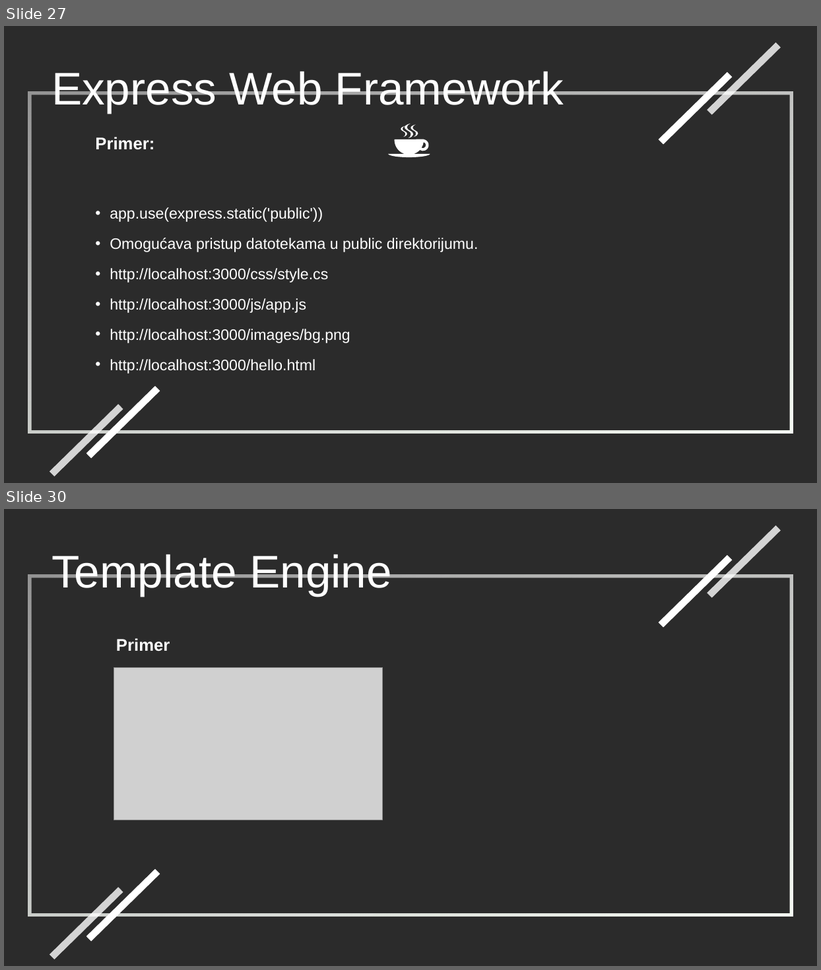
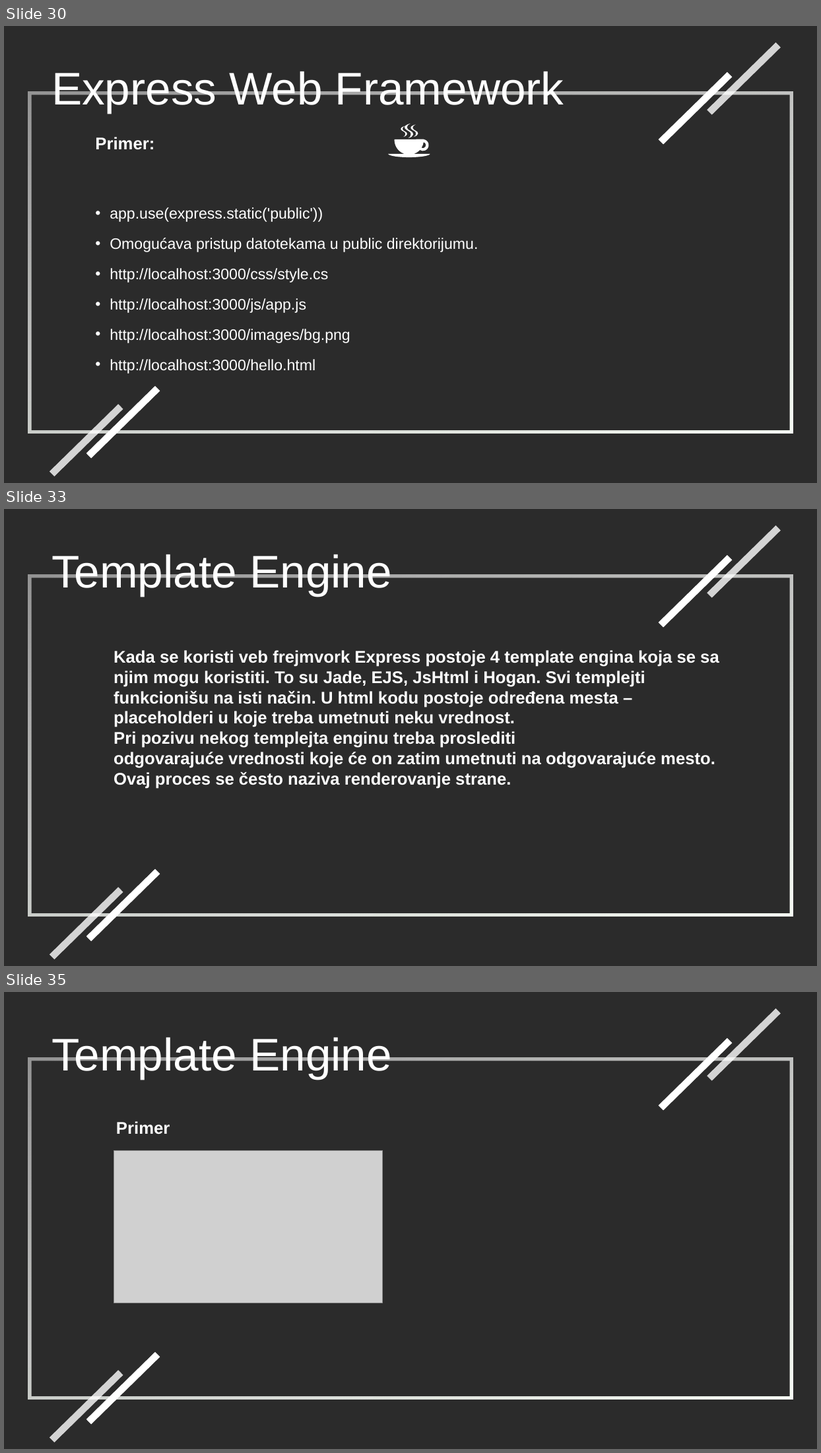
Before and after one commit to stefoverflow/NaperdnoSoftverskoInzenjerstvo, a slide deck: prezentacija.odp. Shown one above the other, each under a label of ours: slides 27 and 30 before the commit, slides 30, 33 and 35 after it; the slides between them are not shown. The pictures are 821x970 and 821x1453 pixels, drawn with LibreOffice and Linux fonts; fonts in the diff are those of the drawing; grey boxes stand for pictures; background and template pictures are left out; a plain dark background stands for a picture behind light text. Boxes give left, top, right and bottom in pixels: in the first picture for what was removed or moved away, otherwise in the second. Text is boxed around its words. In the diff, an @@ line names an element or a change of style, - is before the commit and + after.

```diff
--- a/prezentacija.odp
+++ b/prezentacija.odp
@@ slide 33 added at (4,509,817,966), background picture (left out) @@
@@ rectangle added at (708,525,781,597), fill #FFFFFF at 80% opacity @@
@@ text added at (52,554,392,596), 54 pt, text #FFFFFF @@
+Template Engine
@@ rectangle added at (659,555,732,627), fill #FFFFFF @@
@@ frame added at (28,575,793,916), fill gradient #F8FDF6 to #FFFFFF @@
@@ text added at (114,650,719,789), 20 pt, text #FFFFFF, bold @@
+Kada se koristi veb frejmvork Express postoje 4 template engina koja se sa njim mogu koristiti. To su Jade, EJS, JsHtml i Hogan. Svi templejti funkcionišu na isti način. U html kodu postoje određena mesta –
+placeholderi u koje treba umetnuti neku vrednost.
+Pri pozivu nekog templejta enginu treba proslediti
+odgovarajuće vrednosti koje će on zatim umetnuti na odgovarajuće mesto. Ovaj proces se često naziva renderovanje strane.
@@ rectangle added at (86,869,160,941), fill #FFFFFF @@
@@ rectangle added at (50,888,123,960), fill #FFFFFF at 80% opacity @@
@@ what was slide 27 is now slide 30 @@
@@ what was slide 30 is now slide 35 @@
```
Also in this commit, not shown: 19 slides changed, 4 other slides added, 6 other files.
